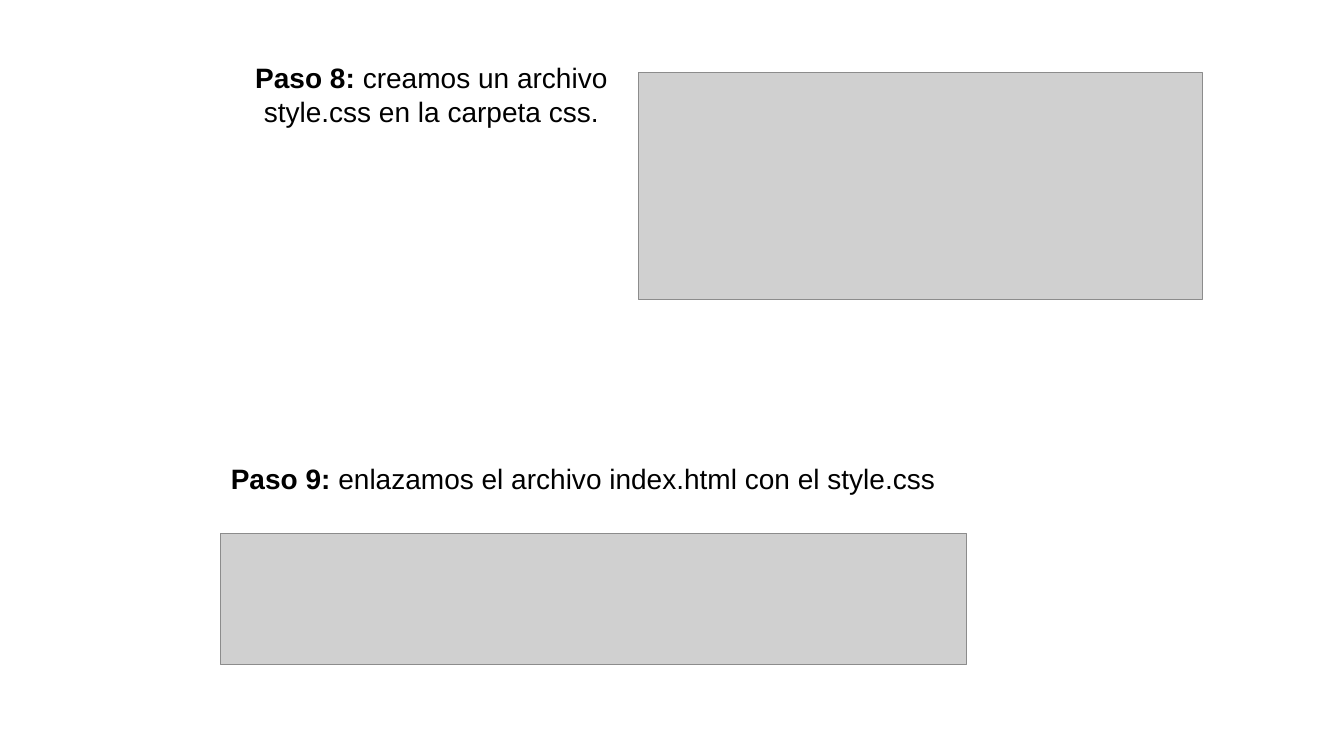
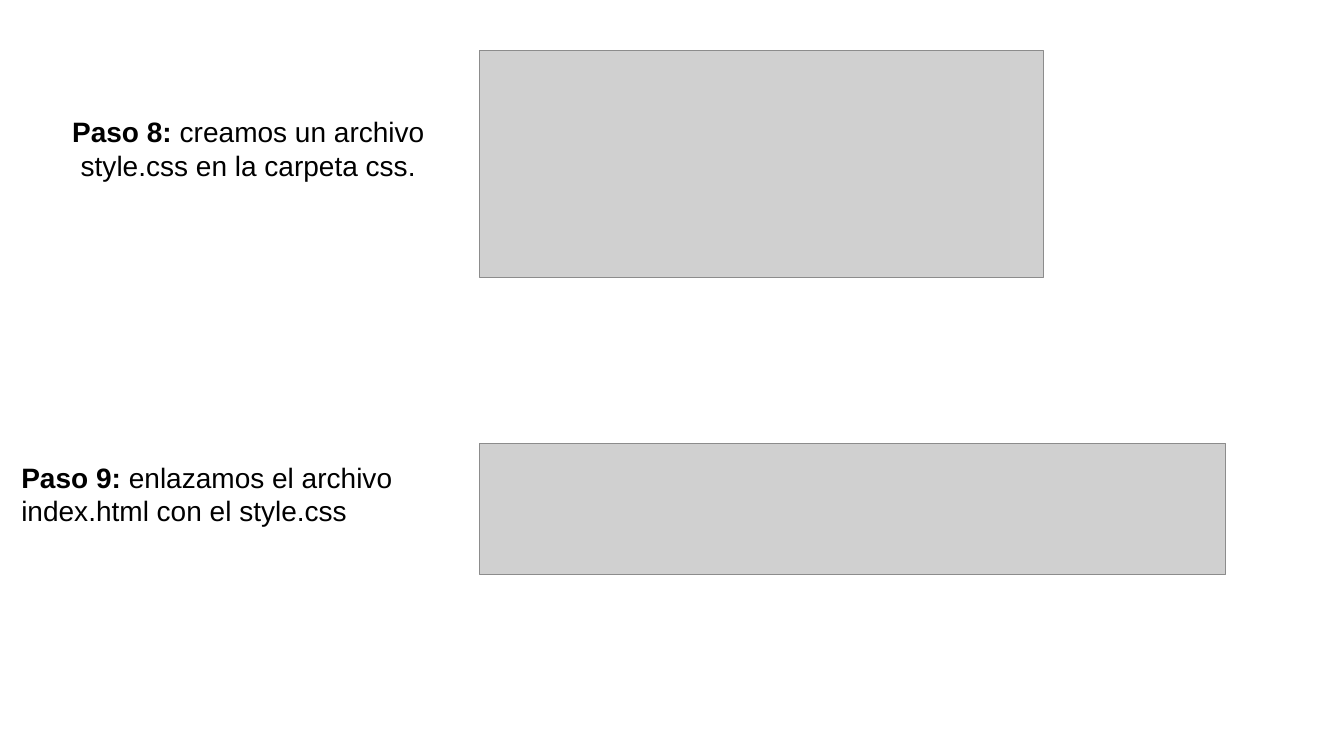
Before and after one commit to ADS02023/tecladoVirtual, a slide deck: slide 18 of Teclado.pptx (slide 17 before the commit). Drawn at 1344x756 pixels with LibreOffice and Linux fonts; fonts in the diff are those of the drawing; grey boxes stand for pictures; background and template pictures are left out. Boxes give left, top, right and bottom in pixels: in the first picture for what was removed or moved away, otherwise in the second. Text is boxed around its words. In the diff, an @@ line names an element or a change of style, - is before the commit and + after.

```diff
--- a/Teclado.pptx
+++ b/Teclado.pptx
@@ picture: place and size @@
-picture at bbox=[639, 73, 1203, 299]
+picture at bbox=[480, 50, 1044, 277]
@@ text "Paso 8: creamos un archivo ...": place and size @@
-text "Paso 8: creamos un archivo ..." at bbox=[255, 67, 607, 127]
+text "Paso 8: creamos un archivo ..." at bbox=[72, 121, 424, 181]
@@ picture: place and size @@
-picture at bbox=[221, 533, 967, 665]
+picture at bbox=[480, 444, 1226, 576]
@@ text "Paso 9: enlazamos el archivo ..." rewrapped from bbox=[231, 468, 934, 494] to bbox=[21, 467, 392, 527] @@
```
Also in this commit, not shown: 15 other slides changed, 14 slides added, 4 slides removed, 5 other files.
